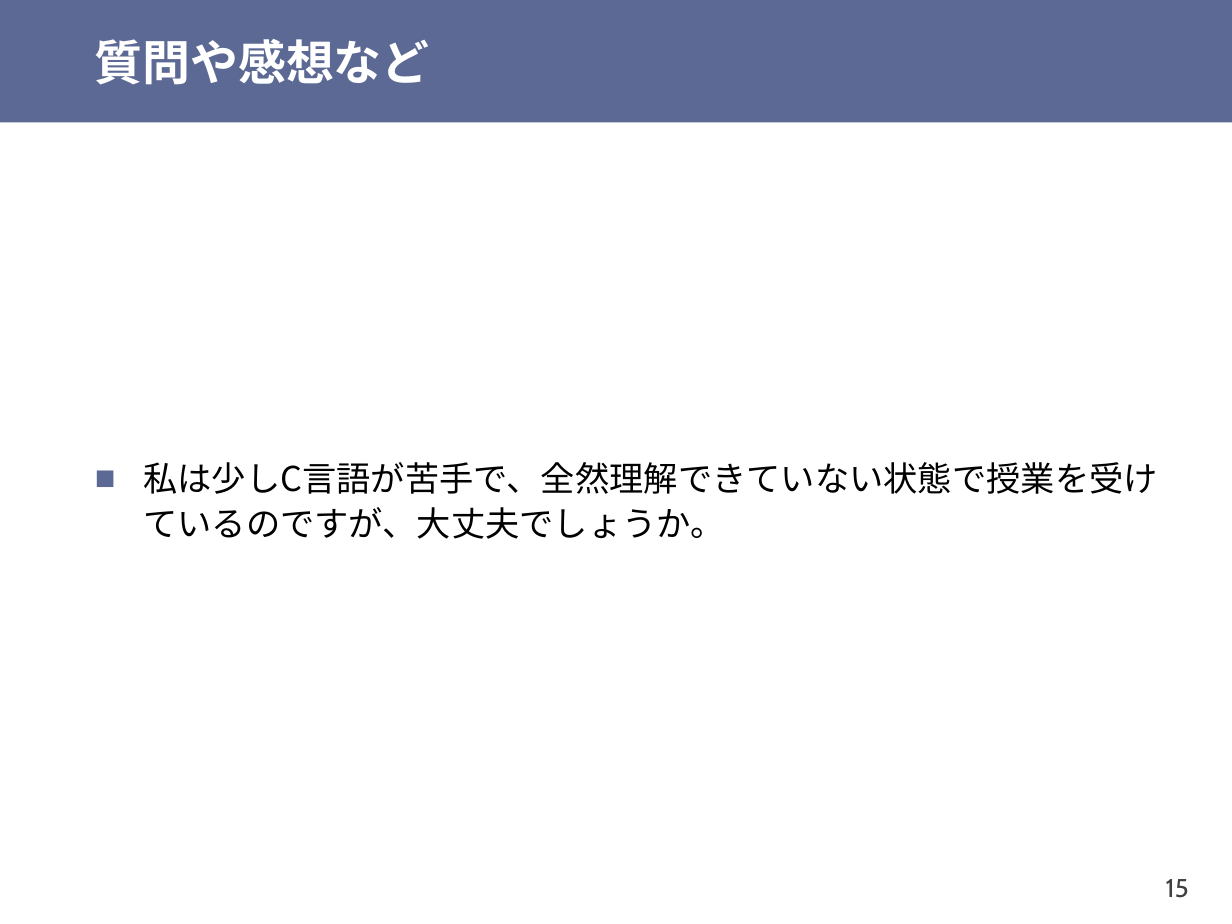
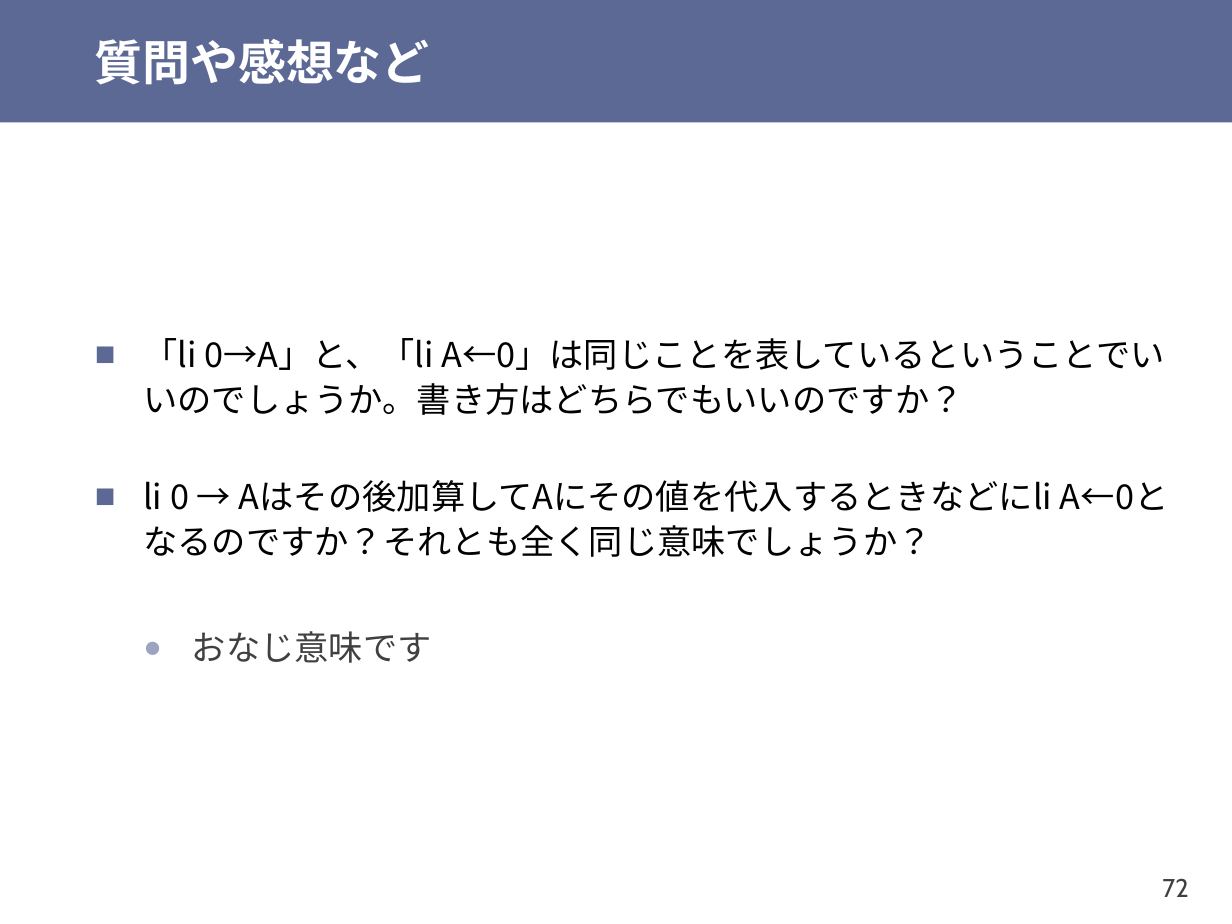
Before and after one commit to shioyadan/otya-computer-architecture-i, a slide deck: slide 72 of cai-shioya-03.pptx (slide 15 before the commit). Drawn at 1232x924 pixels with LibreOffice and Linux fonts; fonts in the diff are those of the drawing. Boxes give left, top, right and bottom in pixels: in the first picture for what was removed or moved away, otherwise in the second. Text is boxed around its words. In the diff, an @@ line names an element or a change of style, - is before the commit and + after.

```diff
--- a/cai-shioya-03.pptx
+++ b/cai-shioya-03.pptx
@@ text at (x1=143, y1=338, x2=1168, y2=663): text changed @@
-■ 私は少しC言語が苦手で、全然理解できていない状態で授業を受けているのですが、大丈夫でしょうか。
+■ 「li 0→A」と、「li A←0」は同じことを表しているということでいいのでしょうか。書き方はどちらでもいいのですか？
+■ li 0 → Aはその後加算してAにその値を代入するときなどにli A←0となるのですか？それとも全く同じ意味でしょうか？
+  ● おなじ意味です
@@ page number at (x1=1162, y1=878, x2=1188, y2=897): text changed @@
-15
+72
```
Also in this commit, not shown: 18 other slides changed, 27 slides added, 24 slides removed, 1 other file.
